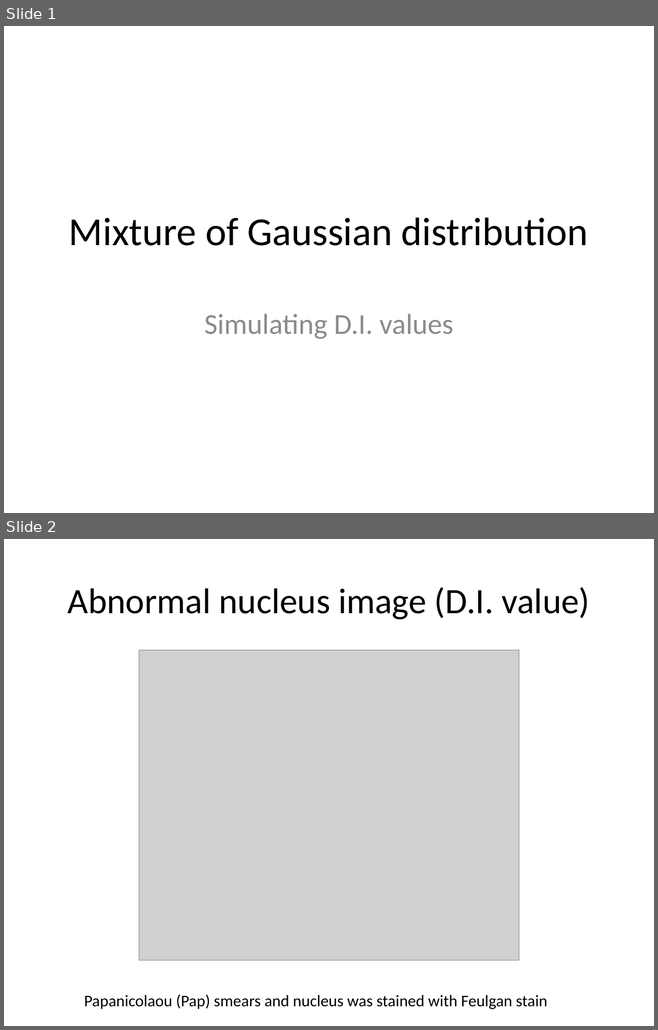
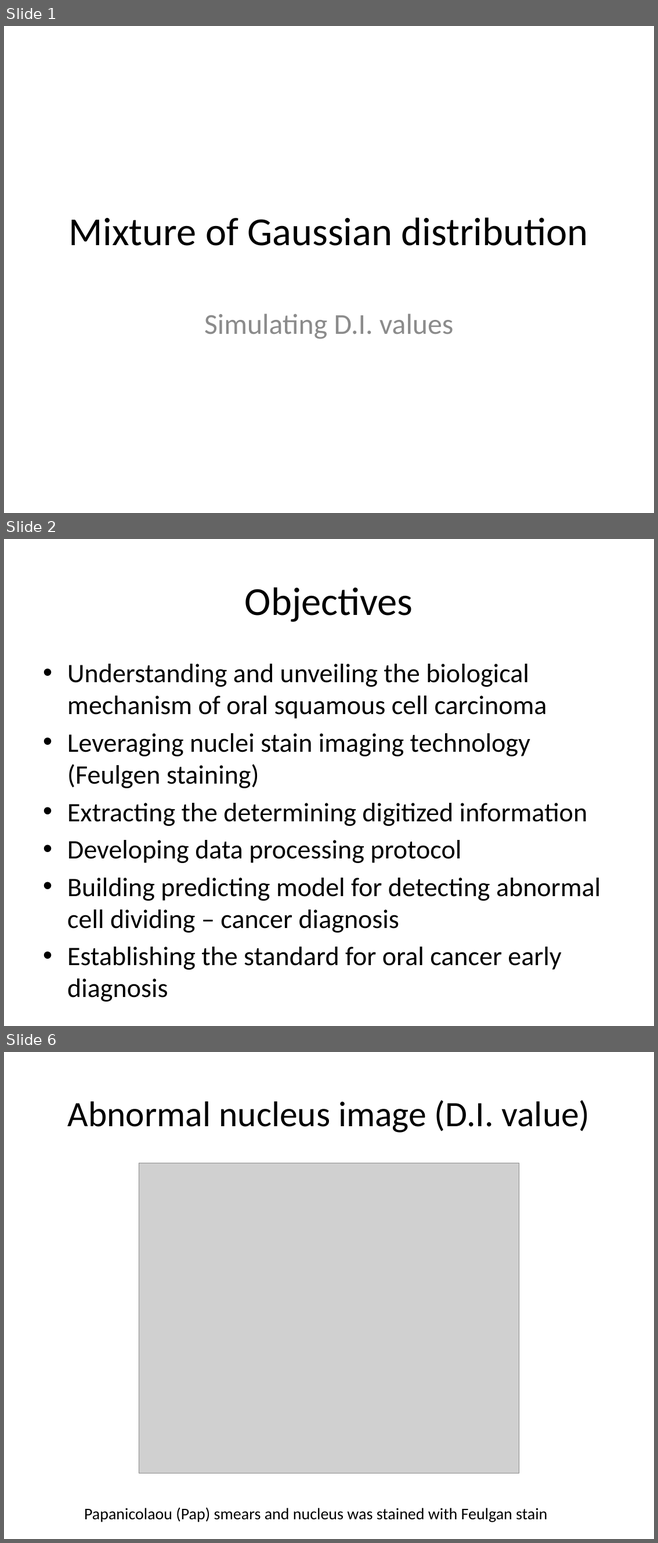
Before and after one commit to 2waybene/mixturemodel, a slide deck: firstDraft/oscc_project_v1.pptx. Shown one above the other, each under a label of ours: slides 1 and 2 before the commit, slides 1, 2 and 6 after it; the slides between them are not shown. The pictures are 658x1030 and 658x1543 pixels, drawn with LibreOffice and Linux fonts; fonts in the diff are those of the drawing; grey boxes stand for pictures. Boxes give left, top, right and bottom in pixels: in the first picture for what was removed or moved away, otherwise in the second. Text is boxed around its words. In the diff, an @@ line names an element or a change of style, - is before the commit and + after.

```diff
--- a/firstDraft/oscc_project_v1.pptx
+++ b/firstDraft/oscc_project_v1.pptx
@@ slide 2 added at [4, 539, 654, 1026], background #FFFFFF @@
@@ title added at [245, 587, 413, 622], 44 pt, text #000000 @@
+Objectives
@@ text added at [67, 664, 600, 970], 29.6 pt, text #000000 @@
+• Understanding and unveiling the biological mechanism of oral squamous cell carcinoma
+• Leveraging nuclei stain imaging technology (Feulgen staining)
+• Extracting the determining digitized information
+• Developing data processing protocol
+• Building predicting model for detecting abnormal cell dividing – cancer diagnosis
+• Establishing the standard for oral cancer early diagnosis
@@ what was slide 2 is now slide 6 @@
```
Also in this commit, not shown: 1 slide changed, 7 other slides added, 4 other files.
